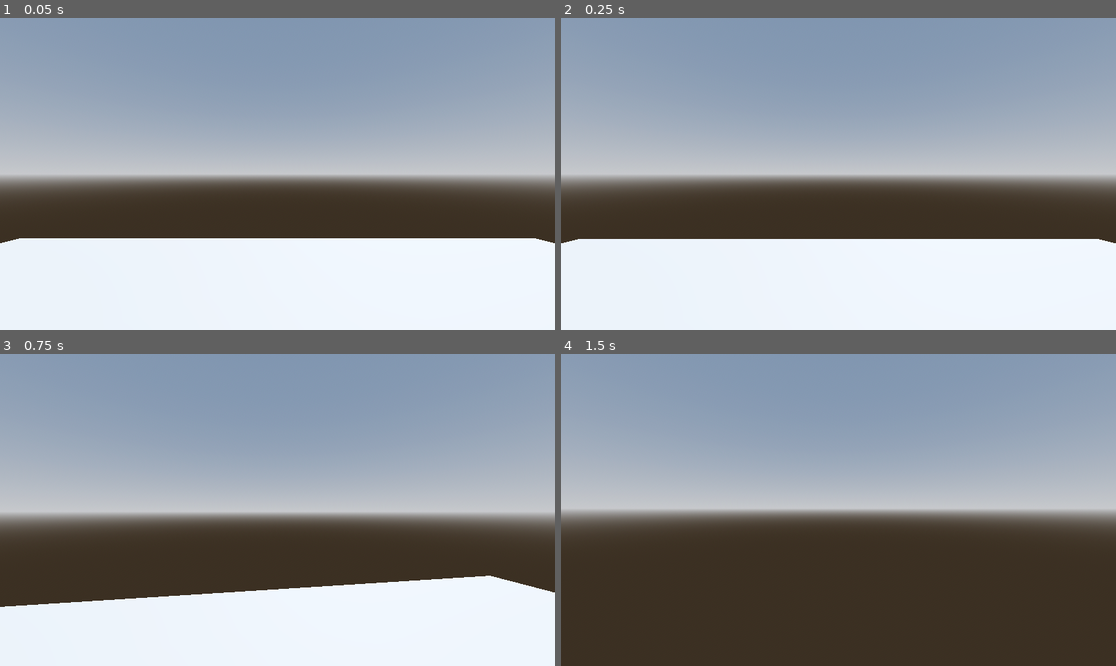
Above: before the commit, frames 1-4 (two rows, left to right).
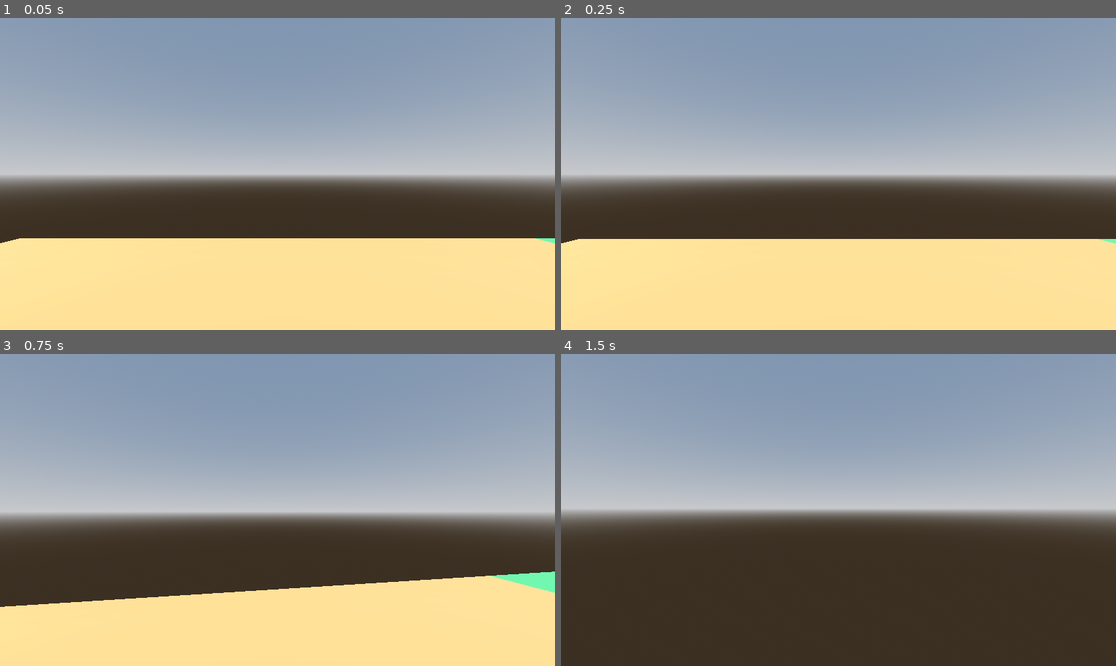
Above: after the commit, the same moments.

Repository: JacobMillner/godot-sandbox
Game: Godot game, scene res://Maps/level_1.tscn
Same seed, same stepped clock (60 frames per second), same inputs: the game is played once before the commit and once after it.
Inputs (mouse positions are in pixels of both pictures, inside the frame that each line leads up to):
- Up to frame 1 (0.05 s): no input
- Up to frame 2 (0.25 s): no input
- Up to frame 3 (0.75 s): tap Enter at 0.5 s; move the mouse to (305, 510) at 0.52 s; hold Up (ui_up) from 0.53 s (still down)
- Up to frame 4 (1.5 s): keep holding Up (ui_up); tap Space (jump) at 0.77 s; move the mouse to (810, 510) at 1.27 s

The runs differ from the first frame. In frame 1, 29% of the frame differs, in the area x 0-100%, y 70-100%; in frame 2, 29%; in frame 3, 25%; in frame 4, nothing differs.

Commit message:
footstep sounds!

Diff:
--- a/HorrorGame/Maps/level_1.tscn
+++ b/HorrorGame/Maps/level_1.tscn
@@ -18,8 +18,14 @@
 
 [sub_resource type="BoxMesh" id="BoxMesh_i85tn"]
 
+[sub_resource type="StandardMaterial3D" id="StandardMaterial3D_yrhn3"]
+albedo_color = Color(0.796078, 0.490196, 0.254902, 1)
+
 [sub_resource type="ConcavePolygonShape3D" id="ConcavePolygonShape3D_5dkp8"]
 data = PackedVector3Array(-0.5, 0.5, 0.5, 0.5, 0.5, 0.5, -0.5, -0.5, 0.5, 0.5, 0.5, 0.5, 0.5, -0.5, 0.5, -0.5, -0.5, 0. …(500 unchanged characters)…
+
+[sub_resource type="StandardMaterial3D" id="StandardMaterial3D_d6an3"]
+albedo_color = Color(0.196078, 0.580392, 0.301961, 1)
 
 [node name="Level1" type="Node3D"]
 script = ExtResource("1_36cif")
@@ -31,13 +37,24 @@
 transform = Transform3D(-0.866025, -0.433013, 0.25, 0, 0.5, 0.866025, -0.5, 0.75, -0.433013, 0, 0, 0)
 shadow_enabled = true
 
-[node name="MeshInstance3D" type="MeshInstance3D" parent="."]
+[node name="Player" parent="." instance=ExtResource("2_wkybm")]
+
+[node name="WoodFloor" type="MeshInstance3D" parent="." groups=["WoodTerrain"]]
 transform = Transform3D(13.6219, 0, 0, 0, 0.096827, 0, 0, 0, 10.7012, 0, 0, 0)
 mesh = SubResource("BoxMesh_i85tn")
+surface_material_override/0 = SubResource("StandardMaterial3D_yrhn3")
 
-[node name="StaticBody3D" type="StaticBody3D" parent="MeshInstance3D"]
+[node name="StaticBody3D" type="StaticBody3D" parent="WoodFloor"]
 
-[node name="CollisionShape3D" type="CollisionShape3D" parent="MeshInstance3D/StaticBody3D"]
+[node name="CollisionShape3D" type="CollisionShape3D" parent="WoodFloor/StaticBody3D"]
 shape = SubResource("ConcavePolygonShape3D_5dkp8")
 
-[node name="Player" parent="." instance=ExtResource("2_wkybm")]
+[node name="GrassFloor" type="MeshInstance3D" parent="." groups=["Grass"]]
+transform = Transform3D(13.6219, 0, 0, 0, 0.096827, 0, 0, 0, 10.7012, 13.6, 0, 0)
+mesh = SubResource("BoxMesh_i85tn")
+surface_material_override/0 = SubResource("StandardMaterial3D_d6an3")
+
+[node name="StaticBody3D" type="StaticBody3D" parent="GrassFloor"]
+
+[node name="CollisionShape3D" type="CollisionShape3D" parent="GrassFloor/StaticBody3D"]
+shape = SubResource("ConcavePolygonShape3D_5dkp8")
--- a/HorrorGame/Player/player.gd
+++ b/HorrorGame/Player/player.gd
@@ -2,6 +2,9 @@
 
 @onready var camera_3d = $Camera3D
 @onready var origCamPos : Vector3 = camera_3d.position
+@onready var floorcast = $FloorDetectRaycast
+@onready var footstep_sound = $FootstepSound
+
 var mouse_sense := 0.15
 var direction
 var speed := 4
@@ -11,6 +14,9 @@
 var _delta := 0.0
 var camBobSpeed := 10
 var camBobUpDown := 1
+
+var distanceFootstep := 0.0
+var playFootstep := 5
 
 func _ready():
 	Input.set_mouse_mode(Input.MOUSE_MODE_CAPTURED)
@@ -25,9 +31,29 @@
 func _process(delta):
 	process_camBob(delta)
 
+	if floorcast.get_collider() != null:
+		var walkingTerrain = floorcast.get_collider().get_parent()
+		if walkingTerrain != null and len(walkingTerrain.get_groups()) > 0:
+			var terraingroup = walkingTerrain.get_groups()[0]
+			processGroundSounds(terraingroup)
+
 
 func _physics_process(delta):
 	process_movement(delta)
+
+func processGroundSounds(group : String):
+	if playFootstep != 100 and (int(velocity.x) != 0 or int(velocity.z) != 0):
+		distanceFootstep += 0.1
+
+	if distanceFootstep > playFootstep and is_on_floor():
+		match group:
+			"WoodTerrain":
+				footstep_sound.stream = load("res://Player/Sounds/Footsteps/wood/1.ogg")
+			"Grass":
+				footstep_sound.stream = load("res://Player/Sounds/Footsteps/grass/1.ogg")
+		footstep_sound.pitch_scale = randf_range(0.8, 1.2)
+		footstep_sound.play()
+		distanceFootstep = 0.0
 
 func process_movement(delta):
 	direction = Vector3.ZERO
--- a/HorrorGame/Player/player.tscn
+++ b/HorrorGame/Player/player.tscn
@@ -20,3 +20,8 @@
 
 [node name="Camera3D" type="Camera3D" parent="."]
 transform = Transform3D(1, 0, 0, 0, 1, 0, 0, 0, 1, 0, 0.7, 0)
+
+[node name="FloorDetectRaycast" type="RayCast3D" parent="."]
+transform = Transform3D(1, 0, 0, 0, 1, 0, 0, 0, 1, 0, -0.5, 0)
+
+[node name="FootstepSound" type="AudioStreamPlayer" parent="."]
Not shown: 1 places in HorrorGame/Maps/level_1.tscn that only renumber resources
Not shown, added: HorrorGame/Player/Sounds/Footsteps/boots/0.ogg.import
Not shown, added: HorrorGame/Player/Sounds/Footsteps/boots/1.ogg.import
Not shown, added: HorrorGame/Player/Sounds/Footsteps/boots/2.ogg.import
Not shown, added: HorrorGame/Player/Sounds/Footsteps/boots/3.ogg.import
Not shown, added: HorrorGame/Player/Sounds/Footsteps/boots/4.ogg.import
Not shown, added: HorrorGame/Player/Sounds/Footsteps/boots/5.ogg.import
Not shown, added: HorrorGame/Player/Sounds/Footsteps/boots/6.ogg.import
Not shown, added: HorrorGame/Player/Sounds/Footsteps/boots/7.ogg.import
Not shown, added: HorrorGame/Player/Sounds/Footsteps/boots/8.ogg.import
Not shown, added: HorrorGame/Player/Sounds/Footsteps/boots/license.txt
Not shown, added: HorrorGame/Player/Sounds/Footsteps/grass/0.ogg.import
(and 46 more such lines)
